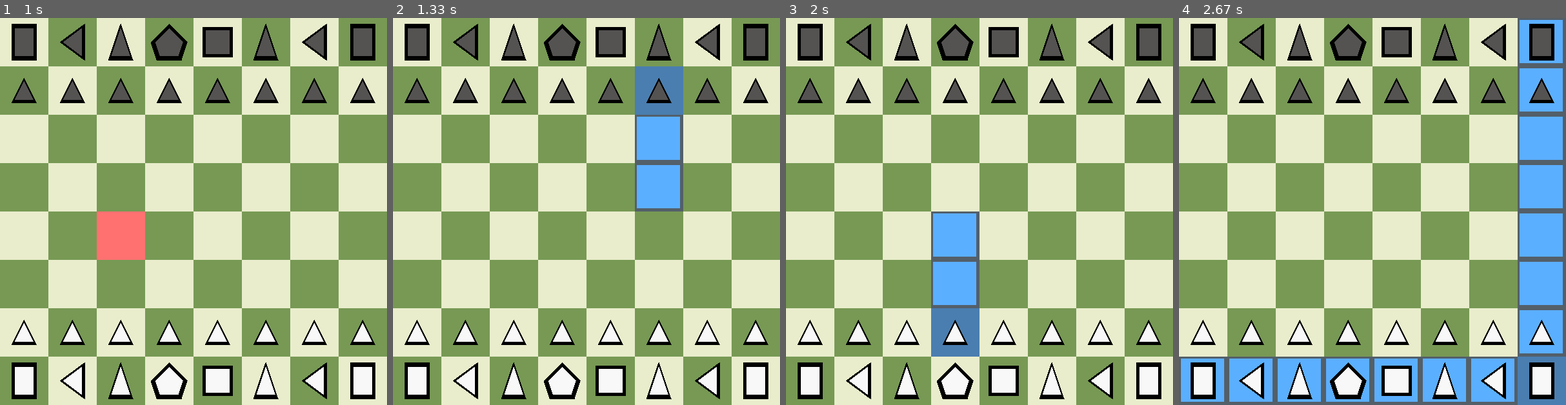
Above: before the commit, frames 1-4 (left to right).
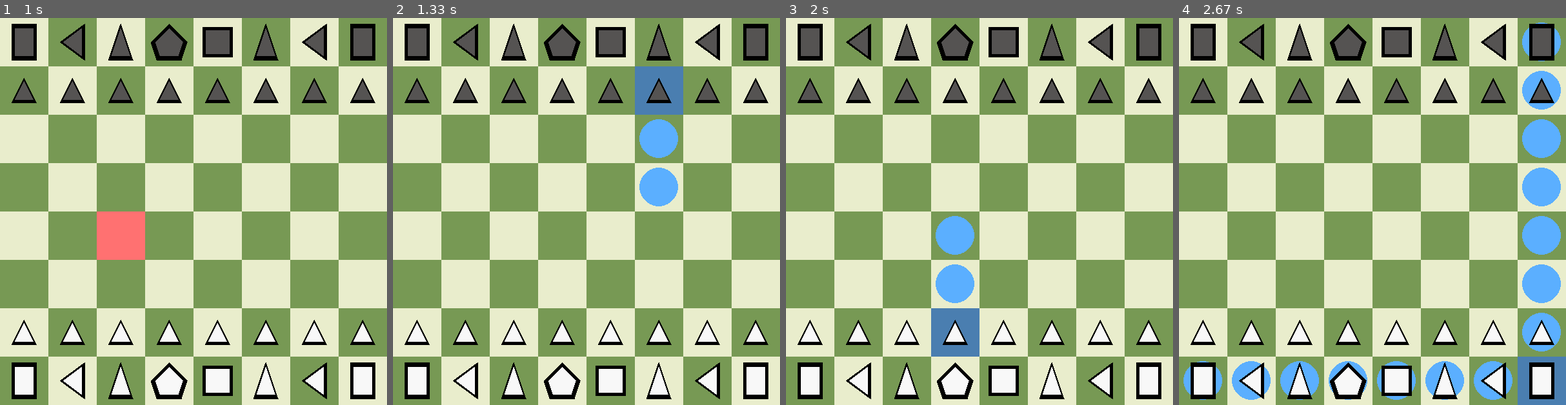
Above: after the commit, the same moments.

Repository: caleb-james-smith/PyGameChess
Game: pygame game, started from play.py
The game is run twice, just before and just after one commit, with the same random seed, the same clock (stepped at 60 frames per second) and the same inputs.
Inputs (mouse positions are in pixels of both pictures, inside the frame that each line leads up to):
- Up to frame 1 (1 s): click (193, 211) at 0.38 s; click (100, 215) at 0.72 s
- Up to frame 2 (1.33 s): click (644, 76) at 1.05 s
- Up to frame 3 (2 s): click (878, 68) at 1.42 s; click (960, 312) at 1.92 s
- Up to frame 4 (2.67 s): click (1519, 358) at 2.25 s

Frame 1 is identical in both runs. In frame 2, 1.6% of the frame differs, in the area x 62-75%, y 25-50%; in frame 3, 1.6%; in frame 4, 11%, in the area x 0-100%, y 0-100%.

Commit message:
Use circles to highlight moves.

Diff:
--- a/board.py
+++ b/board.py
@@ -60,6 +60,12 @@
         if not side_length:
             side_length = self.square_side
         self.game.draw.rect(self.screen, color, [x_position, y_position, side_length, side_length], 0)
+
+    # Draw a solid circle
+    # x_position: x position measured from left edge
+    # y_position: y position measured from top edge
+    def DrawCircle(self, color, x_position, y_position, radius):
+        self.game.draw.circle(self.screen, color, [x_position, y_position], radius, 0)
 
     # Draw the board
     def DrawBoard(self):
--- a/state.py
+++ b/state.py
@@ -295,8 +295,6 @@
         return result
 
     # TODO
-    # FIXME: Try adding a border
-    # FIXME: Try drawing circles instead of squares
     # FIXME: Include captures for pawns
     # FIXME: Constraint based on not moving through pieces and not capturing your own pieces
     # Draw possible moves for a piece based on its position; include captures
@@ -308,14 +306,23 @@
         for move in valid_moves:
             square_position = self.board.GetSquarePosition(move)
             square_x, square_y = square_position
-            # Draw square (border color)
-            self.board.DrawSquare(border_color, square_x, square_y)
-            # Draw square (primary color)
+
+            # Highlight moves using squares
+            # # Draw square (border color)
+            # self.board.DrawSquare(border_color, square_x, square_y)
+            # # Draw square (primary color)
+            # square_side = self.board.GetSquareSide()
+            # new_x = square_x + 0.05 * square_side
+            # new_y = square_y + 0.05 * square_side
+            # new_side = 0.90 * square_side
+            # self.board.DrawSquare(primary_color, new_x, new_y, new_side)
+
+            # Highlight moves using circles
             square_side = self.board.GetSquareSide()
-            new_x = square_x + 0.05 * square_side
-            new_y = square_y + 0.05 * square_side
-            new_side = 0.90 * square_side
-            self.board.DrawSquare(primary_color, new_x, new_y, new_side)
+            center_x = square_x + 0.5 * square_side
+            center_y = square_y + 0.5 * square_side
+            radius = 0.40 * square_side
+            self.board.DrawCircle(primary_color, center_x, center_y, radius)
 
     # TODO
     # Get a list of all of a player's pieces
